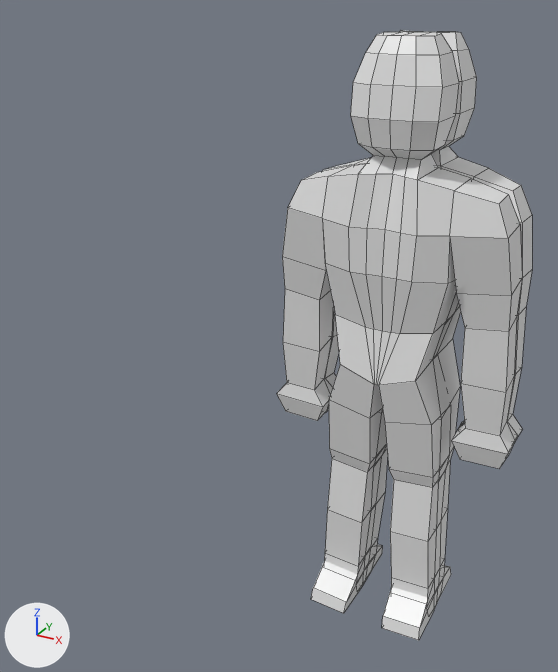
An edit to the FBX model Assets/Characters/Animations/Human.fbx, drawn before and after from the same camera.
One viewpoint serves both versions: a camera (50 mm lens) standing at (1.83, -5.27, 2.54) and looking at (-0.43, -1.15, 0.48). The axes (+X, +Y, +Z) are drawn at lower left. The lights are the same throughout. Mesh edges are drawn as thin lines. Where no turn or scale is listed for an object, it has been applied to the vertices.

Objects in the first picture: 'Human', 'HumanSym'.
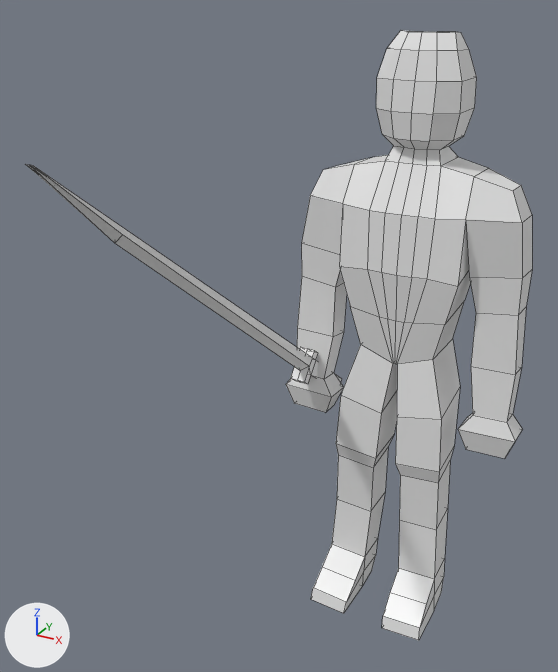
What differs and where, as boxes (x1, y1, x2, y2) in the pictures (558 x 672 px):
```json
{"object": "HumanSym", "change": "deleted", "before": [277, 32, 522, 598]}
{"object": "Sword", "change": "added", "after": [26, 164, 342, 384]}
{"object": "Human", "change": "unchanged, uncovered by the edit", "before": [311, 30, 532, 640], "after": [286, 30, 532, 640]}
```

Edits to the scene script, one JSON object a line:
```json
{"op": "add", "block": "me_cube", "code": ["me_cube = bpy.data.meshes.new('Cube')", "me_cube.from_pydata(...)  # 36 vertices, 34 faces; spans x -0.06..0.07, y -2.99..0.32, z -0.27..2.32"]}
{"op": "remove", "block": "ob_humansym", "code": ["ob_humansym = bpy.data.objects.new('HumanSym', me_cube_002)", "ob_humansym.location = (0.0, 0.0, 0.0)"]}
{"op": "add", "block": "ob_sword", "code": ["ob_sword = bpy.data.objects.new('Sword', me_cube)", "ob_sword.location = (-0.759, 0.177, -0.454)"]}
```
